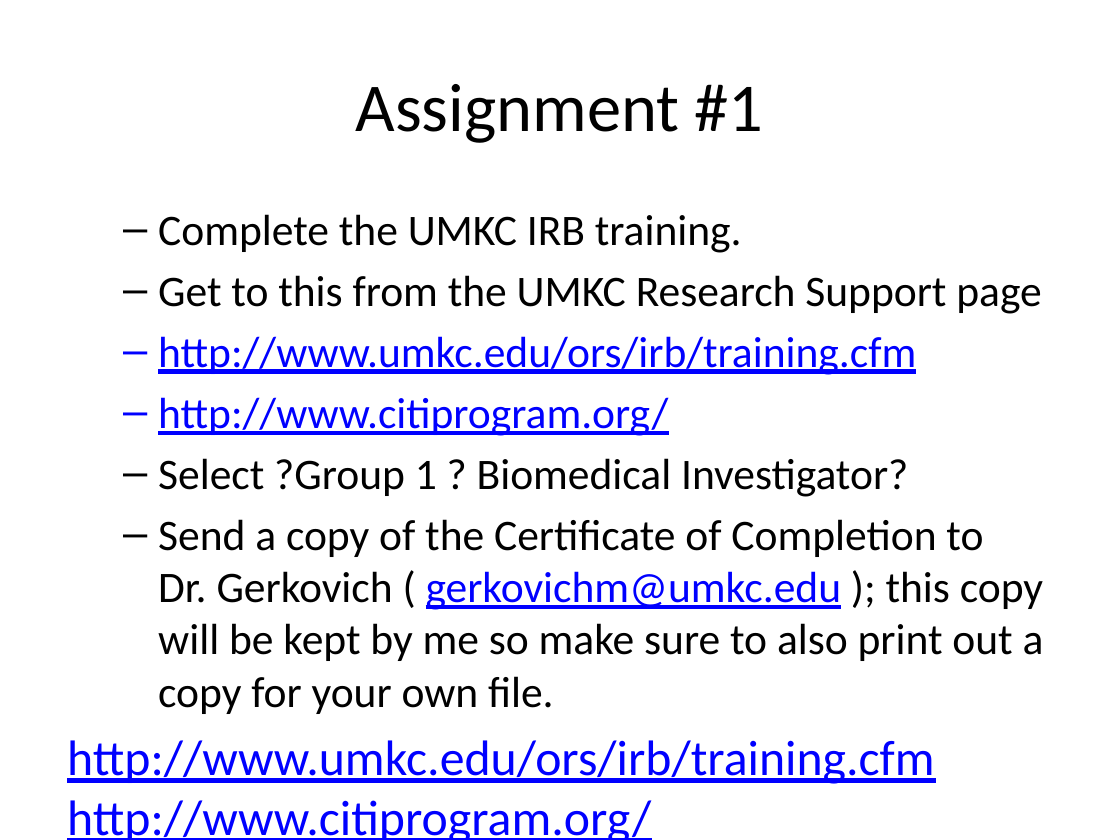
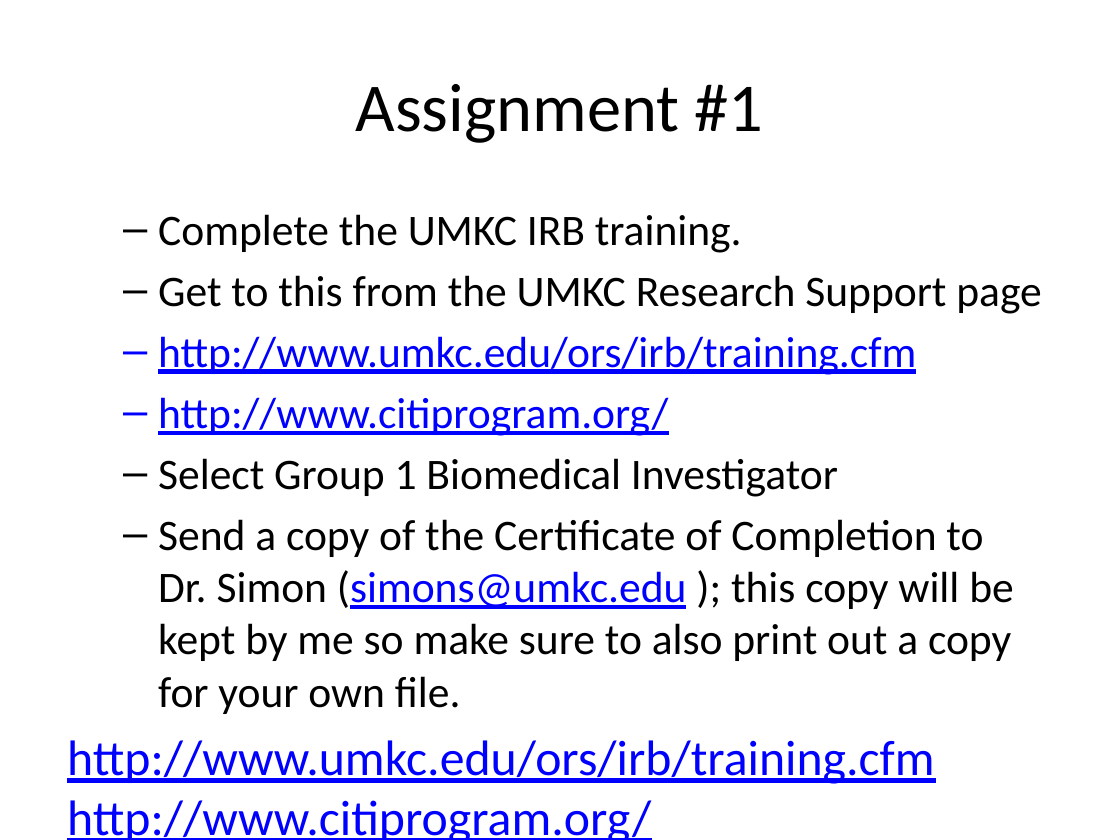
Before and after one commit to classes-medb/5510, a slide deck: slide 27 of doc/video-02-planning.pptx. Drawn at 1120x840 pixels with LibreOffice and Linux fonts; fonts in the diff are those of the drawing. Boxes give left, top, right and bottom in pixels: in the first picture for what was removed or moved away, otherwise in the second. Text is boxed around its words. In the diff, an @@ line names an element or a change of style, - is before the commit and + after.

```diff
--- a/doc/video-02-planning.pptx
+++ b/doc/video-02-planning.pptx
@@ text at [158,458,1014,714]: text changed @@
-  – Select ?Group 1 ? Biomedical Investigator?
-  – Send a copy of the Certificate of Completion to Dr. Gerkovich ( gerkovichm@umkc.edu ); this copy will be kept by me so make sure to also print out a copy for your own file.
+  – Select Group 1 Biomedical Investigator
+  – Send a copy of the Certificate of Completion to Dr. Simon (simons@umkc.edu ); this copy will be kept by me so make sure to also print out a copy for your own file.
```
Also in this commit, not shown: 2 other slides changed, 4 other files.
